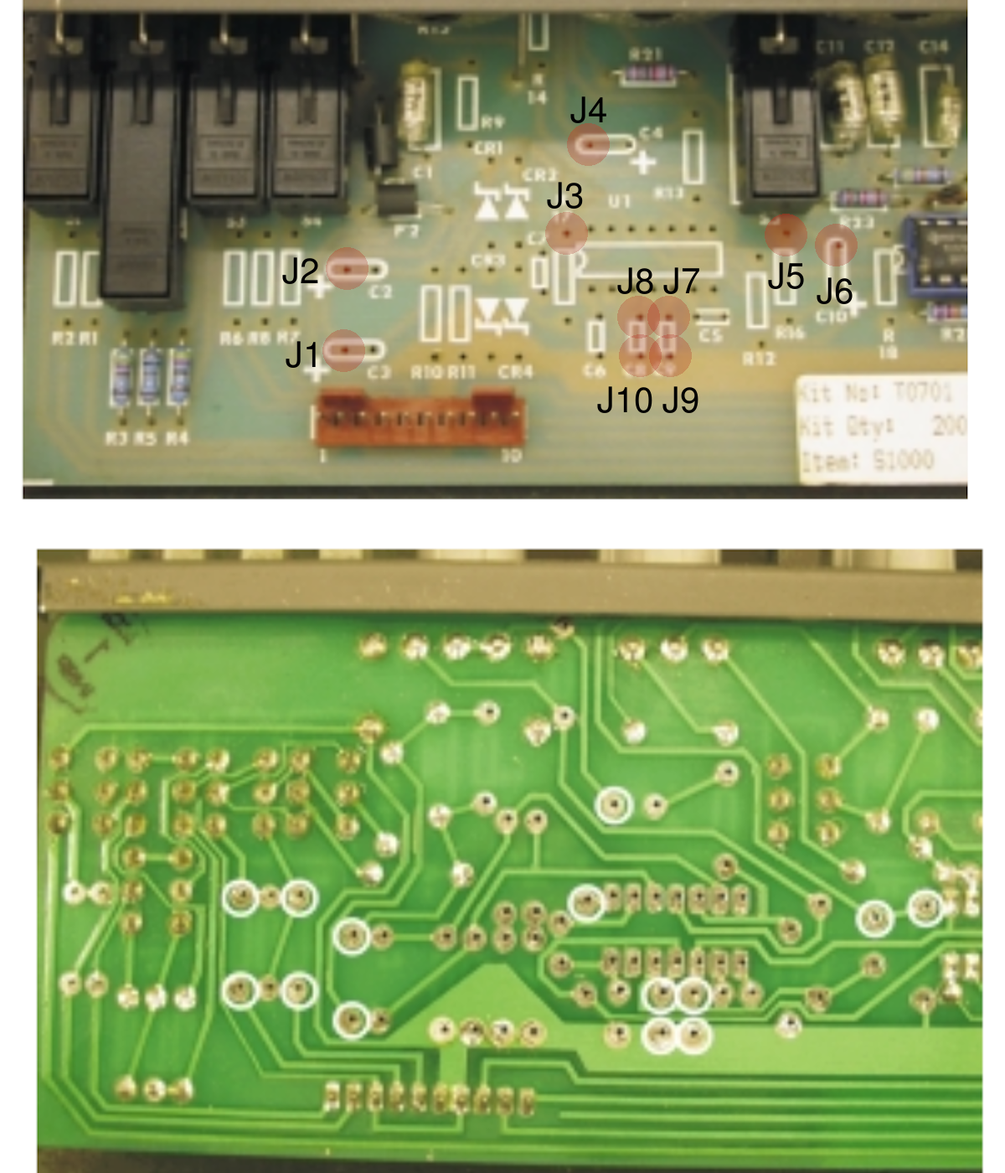
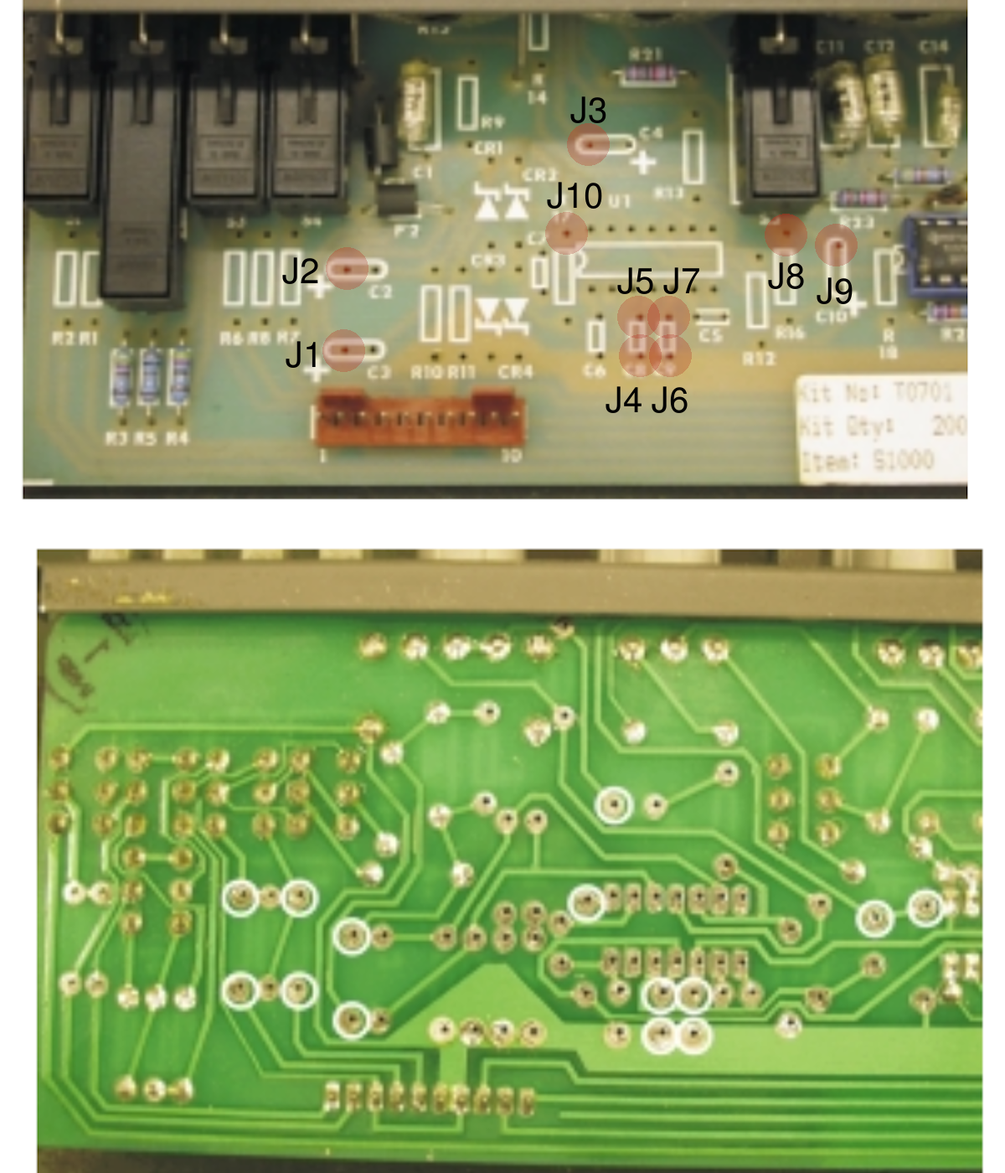
Layer changes from the first 1005 × 1173 image to the second:
renamed "J10 J9" to "J4 J6", painted on it over [597,386,699,414]
renamed "J8 J7" to "J5 J7", painted on it over [635,268,654,295]
renamed "J6" to "J9", painted on it over [835,278,853,305]
renamed "J5" to "J8", painted on it over [786,263,805,290]
renamed "J4" to "J3 #1", painted on it over [589,97,607,124]
renamed "J3" to "J10", painted on it over [565,182,603,209]
